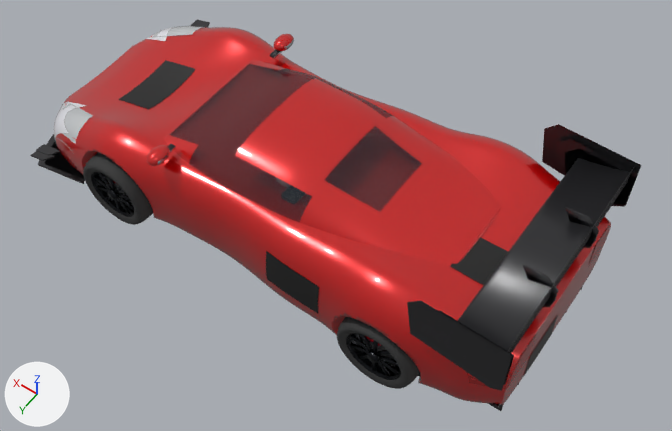
What one commit did to the glTF model modules/graphics/cars/ferrari_296_gt3.glb.
The view is the same before and after, from a camera (50 mm lens) standing at (-2.92, 3.95, 6.44) and looking at (-0.17, 0.11, 0.4). Lighting does not change. The marker at lower left points along +X, +Y and +Z. The older version comes first. Where no turn or scale is listed for an object, it has been applied to the vertices. Vertices at exactly the same position are counted once.

Objects in the first picture: 'body', 'bumper_front', 'bumper_rear', 'cabin', 'splitter_up', 'wheel_fl_spin', 'wheel_rl_spin', 'wing_rear', 'wing_rear_up2', 'wing_rear_up3' and 5 more.
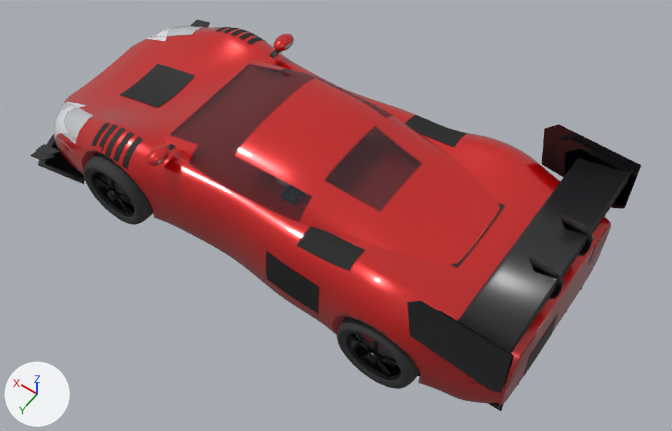
Boxes (x1, y1, x2, y2) around the edits, measured in the pictures (672 x 431 px; the box of a moved part takes in the faces that stretch with it):
'wing_rear_up3', reshaped: before (407, 124, 641, 391); after (407, 124, 641, 393)
'wing_rear_up2', reshaped: before (439, 139, 637, 385); after (439, 139, 637, 387)
part 1 of me_body_004, reshaped: before (122, 61, 195, 109); after (92, 27, 265, 169)
part 2 of me_body_004, built on: before (450, 237, 508, 285); after (297, 115, 505, 271)
part 3 of me_wing_rear, moved or reshaped: before (569, 220, 596, 248); after (565, 228, 591, 256)
part 4 of me_wing_rear, moved or reshaped: before (528, 279, 556, 307); after (534, 271, 562, 299)
part 5 of me_wing_rear_up2, moved or reshaped: before (567, 214, 598, 246); after (562, 222, 593, 254)
part 6 of me_wing_rear_up2, moved or reshaped: before (525, 272, 557, 305); after (531, 264, 563, 297)
part 7 of me_wing_rear_up3, moved or reshaped: before (565, 207, 599, 242); after (559, 214, 594, 252)
part 8 of me_wing_rear_up3, moved or reshaped: before (523, 265, 559, 303); after (529, 257, 564, 295)

The change in detail:
me_body_004 is used by ob_body; location (0.0, 0.0, 0.0).
me_body_004 had 10630 vertices, 20852 faces and spanned x -1.64..1.98, y -1.0..1.0, z 0.08..1.05.
me_body_004 now has 13687 vertices, 25988 faces and spans x -1.64..1.98, y -1.0..1.0, z 0.08..1.05.
me_body_004 part 1: 79 vertices moved from x 1.74..1.98, y -0.31..0.31, z 0.61..0.7 to x 1.69..1.98, y -0.25..0.25, z 0.61..0.7; 66 vertices removed from x 1.65..1.88, y -0.31..0.31, z 0.63..0.72; 1701 vertices added at x 1.32..1.87, y -0.92..0.92, z 0.63..0.9.
me_body_004 part 2: 15 vertices moved from x -1.48..-1.36, y 0.0..0.18, z 0.93..0.94 to x -1.41..-1.36, y -0.26..0.26, z 0.93..0.95; 98 vertices removed from x -1.64..-1.36, y 0.0..0.37, z 0.93..0.96; 1349 vertices added at x -1.41..-0.32, y -0.82..0.82, z 0.89..1.0.
Other edits to the shape of me_body_004 do not show in these pictures.
me_wing_rear is used by ob_wing_rear; location (0.0, 0.0, 0.0).
me_wing_rear had 104 vertices, 174 faces and spanned x -2.13..-1.57, y -0.93..0.93, z 0.86..1.25.
me_wing_rear now has 104 vertices, 174 faces and spans x -2.13..-1.57, y -0.93..0.93, z 0.84..1.25.
me_wing_rear part 3: the loose piece of 16 vertices spanning x -2.13..-1.78, y -0.32..-0.3, z 0.91..1.23 is moved by (0.0, 0.08, 0.0).
me_wing_rear part 4: the loose piece of 16 vertices spanning x -2.13..-1.78, y 0.3..0.32, z 0.91..1.23 is moved by (0.0, -0.08, 0.0).
Other edits to the shape of me_wing_rear do not show in these pictures.
me_wing_rear_up2 is used by ob_wing_rear_up2; location (0.0, 0.0, 0.0).
me_wing_rear_up2 had 104 vertices, 174 faces and spanned x -2.13..-1.49, y -0.93..0.93, z 0.83..1.3.
me_wing_rear_up2 now has 104 vertices, 174 faces and spans x -2.13..-1.49, y -0.93..0.93, z 0.81..1.3.
me_wing_rear_up2 part 5: the loose piece of 16 vertices spanning x -2.13..-1.73, y -0.32..-0.3, z 0.92..1.28 is moved by (0.0, 0.08, 0.0).
me_wing_rear_up2 part 6: the loose piece of 16 vertices spanning x -2.13..-1.73, y 0.3..0.32, z 0.92..1.28 is moved by (0.0, -0.08, 0.0).
Other edits to the shape of me_wing_rear_up2 do not show in these pictures.
me_wing_rear_up3 is used by ob_wing_rear_up3; location (0.0, 0.0, 0.0).
me_wing_rear_up3 had 104 vertices, 174 faces and spanned x -2.13..-1.36, y -0.96..0.96, z 0.81..1.35.
me_wing_rear_up3 now has 104 vertices, 174 faces and spans x -2.13..-1.36, y -0.96..0.96, z 0.78..1.35.
me_wing_rear_up3 part 7: the loose piece of 16 vertices spanning x -2.13..-1.68, y -0.32..-0.3, z 0.92..1.33 is moved by (0.0, 0.08, 0.0).
me_wing_rear_up3 part 8: the loose piece of 16 vertices spanning x -2.13..-1.68, y 0.3..0.32, z 0.92..1.33 is moved by (0.0, -0.08, 0.0).
Other edits to the shape of me_wing_rear_up3 do not show in these pictures.
